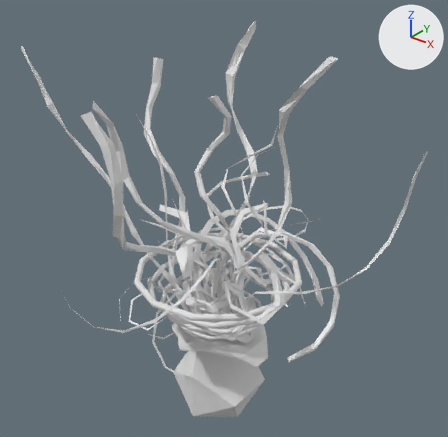
What one commit did to the OBJ model Assets/Models/Shoulder/epaule_0012.obj.
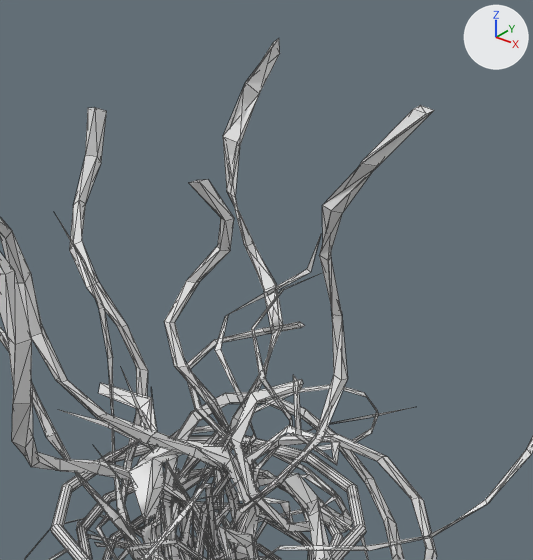
There are two pictures of each version: one whole from a 50 mm lens placed at (1.081, -1.322, 1.218), pointed at (-0.006, 0.038, 0.375), one close up on the part from 24% to 87% of the width and 0% to 68% of the height. The axes (+X, +Y, +Z) are drawn at upper right. The lights are the same throughout. The close-ups show mesh edges as thin lines. Where no turn or scale is listed for an object, it has been applied to the vertices. Vertices at the same position are counted once.

The scene before the commit, as lines of its bpy script (objects in view):
```python
me_epaule_0012 = bpy.data.meshes.new('epaule_0012')
me_epaule_0012.from_pydata(...)  # 1885 vertices, 2989 faces; spans x -0.574..0.595, y -0.466..0.487, z -0.353..0.919
# before: 815 (0.006, -0.154, 0.251), 917 (-0.076, -0.101, 0.267), 960 (-0.065, -0.028, 0.278) at pixel (168, 464), 1046 (0.038, -0.044, 0.426) at pixel (209, 405), 1110 (0.035, -0.037, 0.426) at pixel (210, 403)
# before: 1318 (-0.102, -0.046, 0.367) at pixel (143, 415), 1401 (-0.075, -0.096, 0.269), 1786 (-0.105, -0.05, 0.362) at pixel (140, 417), 1857 (-0.135, -0.061, 0.452), 1877 (-0.001, -0.058, 0.504) at pixel (183, 356)
ob_epaule_0012 = bpy.data.objects.new('epaule_0012', me_epaule_0012)
ob_epaule_0012.location = (0.0, 0.0, 0.0)
```
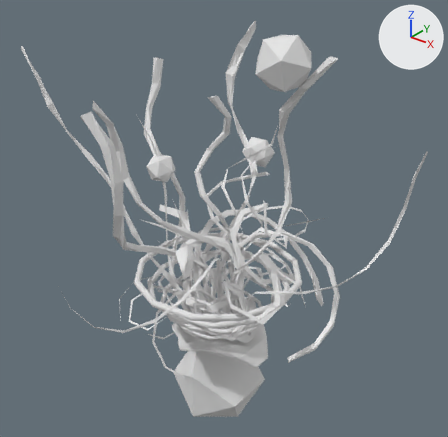
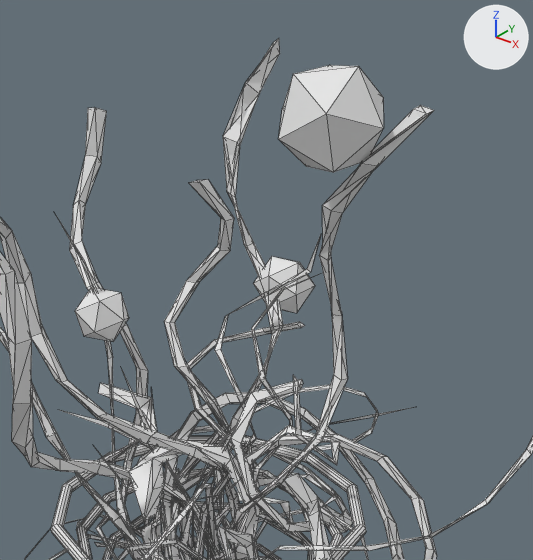
Pixel boxes [x1, y1, x2, y2] of what changed, in the close-ups (533 x 560 px; the box of a moved part takes in the faces that stretch with it):
part 1 of me_epaule_0012, added: after [253, 256, 315, 313]
part 2 of me_epaule_0012, added: after [75, 288, 129, 342]
part 3 of me_epaule_0012, added: after [279, 65, 384, 173]
part 4 of me_epaule_0012, moved or reshaped: [122, 357, 210, 520] in both

Patch to the scene script:
```diff
--- a/Assets/Models/Shoulder/epaule_0012.obj.py
+++ b/Assets/Models/Shoulder/epaule_0012.obj.py
@@ me_epaule_0012 @@
 me_epaule_0012.from_pydata(...)  # 1885 vertices, 2989 faces; spans x -0.574..0.595, y -0.466..0.487, z -0.353..0.919
 # used by ob_epaule_0012; location = (0.0, 0.0, 0.0)
 # verts and faces of me_epaule_0012; kept vertices keep their numbers, new ones are numbered from 1885
+# me_epaule_0012 part 1: a new loose piece, an icosphere of 20 faces spanning x -0.152..-0.054, y 0.301..0.399, z 0.435..0.534
+# me_epaule_0012 part 2: a new loose piece, an icosphere of 20 faces spanning x -0.281..-0.182, y -0.043..0.042, z 0.456..0.544
+# me_epaule_0012 part 3: a new loose piece, an icosphere of 20 faces spanning x 0.179..0.334, y -0.129..0.003, z 0.837..0.973
+# me_epaule_0012 part 4
+delete_faces([(960, 1786, 1318), (1318, 1786, 1857), (815, 1401, 917), (1046, 1110, 1877)])
+faces += [(815, 917, 1401), (960, 1318, 1786), (1046, 1877, 1110), (1318, 1857, 1786)]
```
